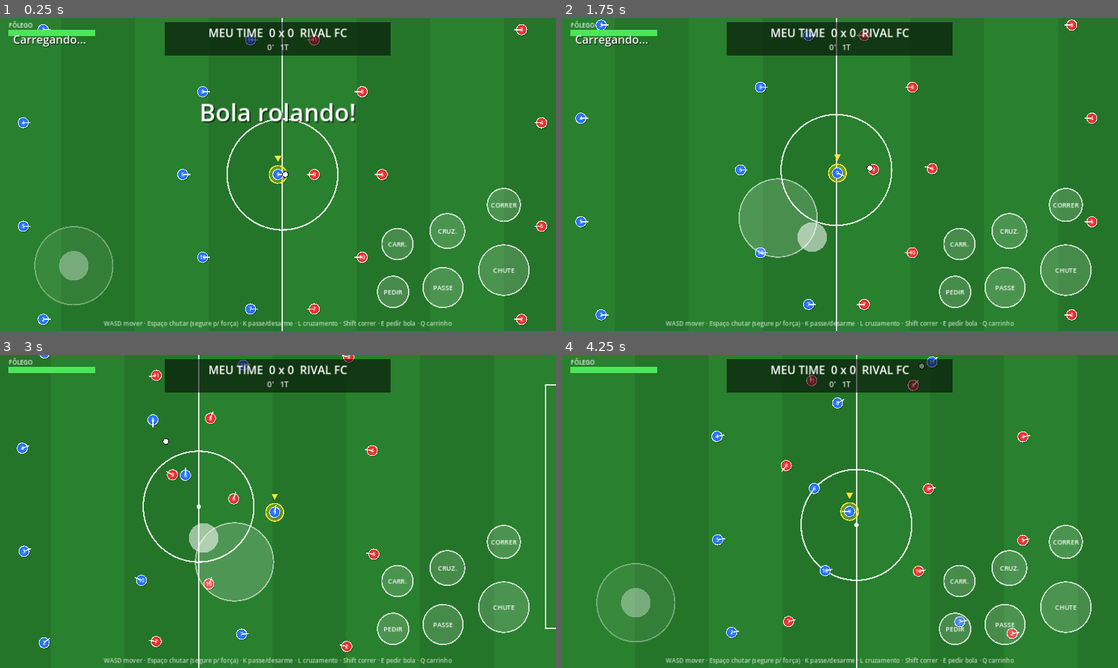
Above: before the commit, frames 1-4 (two rows, left to right).
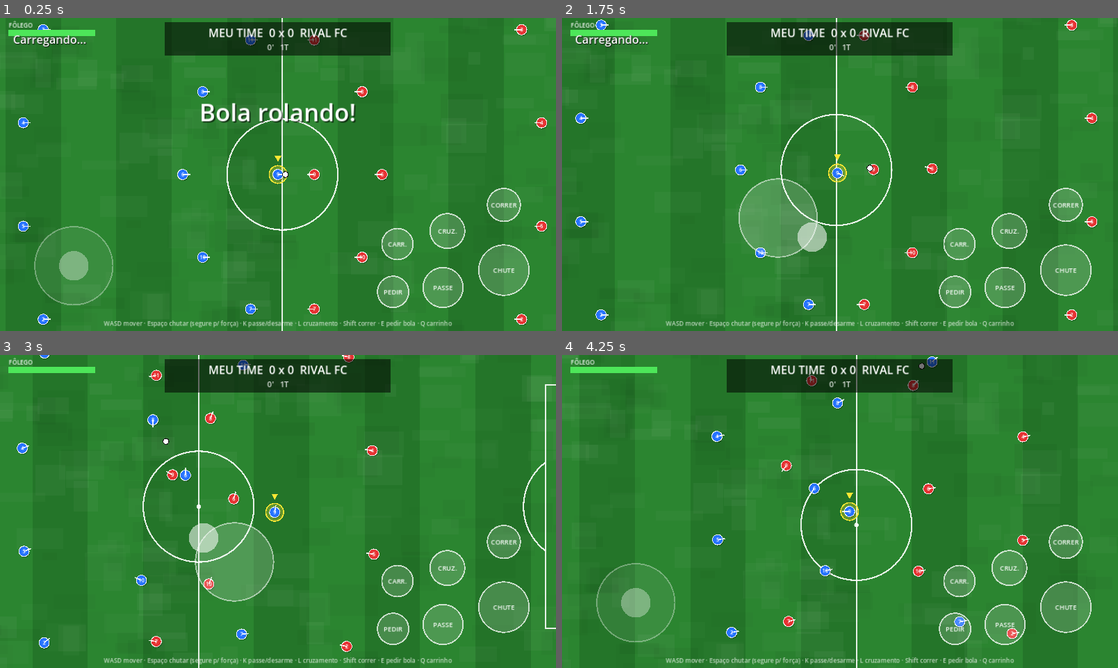
Above: after the commit, the same moments.

Repository: fcruz291003-netizen/Fora-de-Campo-
Game: Godot game, scene res://main.tscn
Same seed, same stepped clock (60 frames per second), same inputs: the game is played once before the commit and once after it.
Inputs (mouse positions are in pixels of both pictures, inside the frame that each line leads up to):
- Up to frame 1 (0.25 s): no input
- Up to frame 2 (1.75 s): tap Enter at 0.5 s; move the mouse to (962, 158) at 0.52 s; hold D 0.53-1.25 s; tap J at 0.6 s; click (962, 158) at 0.67 s; tap Space at 0.77, 1.25 s; drag from (728, 190) to (812, 237) at 1.27 s
- Up to frame 3 (3 s): move the mouse to (333, 442) at 2.02 s; hold D 2.03-2.75 s; tap L at 2.1 s; drag from (250, 574) to (111, 464) at 2.77 s
- Up to frame 4 (4.25 s): move the mouse to (1006, 558) at 3.52 s; hold A from 3.53 s (still down); tap E at 3.6 s; tap Space at 3.77 s

The runs differ from the first frame. In frame 1, 0.1% of the frame differs, in the area x 14-41%, y 19-85%; in frame 2, 0.1%; in frame 3, 0.2%, in the area x 0-99%, y 17-84%; in frame 4, 0.1%.

Commit message:
Add files via upload

Diff:
--- a/pitch_view.gd
+++ b/pitch_view.gd
@@ -1,48 +1,267 @@
 class_name PitchView
 extends Node2D
-## Desenha o gramado, as linhas e os gols.
+## Campo + estádio: gramado, linhas, gols com rede, placas de publicidade,
+## arquibancadas com torcida, bancos de reserva (reservas + técnico) e bandeirinhas.
+## Tudo desenhado por código (arte própria), sem imagens externas.
 
 const W := 1200.0
 const H := 700.0
 const GOAL_HALF := 100.0
+const MARGIN := 130.0        # faixa de grama entre as linhas e as placas
+const STAND := 300.0         # profundidade das arquibancadas
+
+const HOME_SHIRT := Color(0.15, 0.45, 1.0)
+const AWAY_SHIRT := Color(0.9, 0.2, 0.2)
+
+const SKINS := [
+	Color(0.96, 0.80, 0.66), Color(0.87, 0.68, 0.52), Color(0.72, 0.52, 0.38),
+	Color(0.55, 0.37, 0.26), Color(0.38, 0.25, 0.18),
+]
+const HAIRS := [
+	Color(0.08, 0.06, 0.05), Color(0.25, 0.15, 0.08), Color(0.55, 0.35, 0.15),
+	Color(0.85, 0.70, 0.35), Color(0.15, 0.15, 0.15),
+]
 
 
 func _ready() -> void:
 	z_index = -10
-
-
+	var long_tex: ImageTexture = _make_crowd(int(2.0 * (W + MARGIN + STAND)), int(STAND), 0, 11)
+	var side_tex: ImageTexture = _make_crowd(int(STAND), int(2.0 * (H + MARGIN)), 1, 22)
+	var x0: float = -(W + MARGIN + STAND)
+	_add_stand(long_tex, Vector2(x0, -H - MARGIN - STAND), false, false)   # topo
+	_add_stand(long_tex, Vector2(x0, H + MARGIN), false, true)             # baixo (espelhada)
+	_add_stand(side_tex, Vector2(-W - MARGIN - STAND, -H - MARGIN), false, false)  # esquerda
+	_add_stand(side_tex, Vector2(W + MARGIN, -H - MARGIN), true, false)            # direita
+
+
+func _add_stand(tex: Texture2D, pos: Vector2, flip_h: bool, flip_v: bool) -> void:
+	var s := Sprite2D.new()
+	s.texture = tex
+	s.centered = false
+	s.position = pos
+	s.flip_h = flip_h
+	s.flip_v = flip_v
+	s.texture_filter = CanvasItem.TEXTURE_FILTER_NEAREST
+	add_child(s)
+
+
+# ---------------------------------------------------------------- torcida (textura gerada uma vez)
+# orient 0: o campo fica embaixo da imagem; orient 1: o campo fica à direita.
+func _make_crowd(w: int, h: int, orient: int, seed_v: int) -> ImageTexture:
+	var r := RandomNumberGenerator.new()
+	r.seed = seed_v
+	var img: Image = Image.create(w, h, false, Image.FORMAT_RGBA8)
+	img.fill(Color(0.80, 0.80, 0.84))
+	var shirts: Array = [
+		HOME_SHIRT, HOME_SHIRT, HOME_SHIRT, AWAY_SHIRT, AWAY_SHIRT,
+		Color(1, 1, 1), Color(0.95, 0.85, 0.2), Color(0.2, 0.2, 0.25),
+		Color(0.2, 0.7, 0.35), Color(0.9, 0.5, 0.1), Color(0.6, 0.3, 0.8),
+	]
+	var step_a: int = 13
+	var step_b: int = 14
+	var dark := Color(0.62, 0.62, 0.68)
+	if orient == 0:
+		var rows: int = h / step_b
+		for row in range(rows):
+			var y: int = row * step_b
+			img.fill_rect(Rect2i(0, y + step_b - 3, w, 3), dark)
+			var x: int = 6 + (row % 2) * 6
+			while x < w - 6:
+				if r.randf() < 0.9:
+					var sh: Color = shirts[r.randi() % shirts.size()]
+					var sk: Color = SKINS[r.randi() % SKINS.size()]
+					var hr: Color = HAIRS[r.randi() % HAIRS.size()]
+					_put_person(img, x, y + 6, 0, 1, sh, sk, hr, r.randf() < 0.12)
+				x += step_a
+	else:
+		var cols: int = w / step_b
+		for col in range(cols):
+			var cx: int = col * step_b
+			img.fill_rect(Rect2i(cx + step_b - 3, 0, 3, h), dark)
+			var y2: int = 6 + (col % 2) * 6
+			while y2 < h - 6:
+				if r.randf() < 0.9:
+					var sh2: Color = shirts[r.randi() % shirts.size()]
+					var sk2: Color = SKINS[r.randi() % SKINS.size()]
+					var hr2: Color = HAIRS[r.randi() % HAIRS.size()]
+					_put_person(img, cx + 5, y2, 1, 0, sh2, sk2, hr2, r.randf() < 0.12)
+				y2 += step_a
+	return ImageTexture.create_from_image(img)
+
+
+# (dx, dy) = direção para onde a pessoa olha (para o campo)
+func _put_person(img: Image, cx: int, cy: int, dx: int, dy: int, shirt: Color, skin: Color, hair: Color, arms_up: bool) -> void:
+	if dx == 0:
+		img.fill_rect(Rect2i(cx - 4, cy - 3, 9, 5), shirt)
+		var hy: int = cy + 2 if dy > 0 else cy - 6
+		img.fill_rect(Rect2i(cx - 2, hy, 5, 4), skin)
+		var hair_y: int = hy if dy > 0 else hy + 2
+		img.fill_rect(Rect2i(cx - 2, hair_y, 5, 2), hair)
+		if arms_up:
+			var ay: int = cy + 2 if dy > 0 else cy - 7
+			img.fill_rect(Rect2i(cx - 6, ay, 2, 5), skin)
+			img.fill_rect(Rect2i(cx + 5, ay, 2, 5), skin)
+	else:
+		img.fill_rect(Rect2i(cx - 3, cy - 4, 5, 9), shirt)
+		var hx: int = cx + 2 if dx > 0 else cx - 6
+		img.fill_rect(Rect2i(hx, cy - 2, 4, 5), skin)
+		var hair_x: int = hx if dx > 0 else hx + 2
+		img.fill_rect(Rect2i(hair_x, cy - 2, 2, 5), hair)
+		if arms_up:
+			var ax: int = cx + 2 if dx > 0 else cx - 7
+			img.fill_rect(Rect2i(ax, cy - 6, 5, 2), skin)
+			img.fill_rect(Rect2i(ax, cy + 5, 5, 2), skin)
+
+
+# ---------------------------------------------------------------- campo
 func _draw() -> void:
-	var line_col := Color(1, 1, 1, 0.85)
-	# fora do campo
-	draw_rect(Rect2(-W - 500.0, -H - 500.0, 2.0 * W + 1000.0, 2.0 * H + 1000.0), Color(0.08, 0.24, 0.09))
+	var line_col := Color(1, 1, 1, 0.88)
+	var rr := RandomNumberGenerator.new()
+	rr.seed = 7
+
+	# chão do estádio e grama externa
+	var ext: float = W + MARGIN + STAND + 40.0
+	var exth: float = H + MARGIN + STAND + 40.0
+	draw_rect(Rect2(-ext, -exth, 2.0 * ext, 2.0 * exth), Color(0.12, 0.13, 0.16))
+	draw_rect(Rect2(-W - MARGIN, -H - MARGIN, 2.0 * (W + MARGIN), 2.0 * (H + MARGIN)), Color(0.10, 0.34, 0.12))
+
 	# faixas do gramado
-	var n: int = 12
+	var n: int = 16
 	var sw: float = 2.0 * W / float(n)
 	for i in range(n):
-		var c: Color = Color(0.16, 0.50, 0.18) if i % 2 == 0 else Color(0.14, 0.46, 0.16)
+		var c: Color = Color(0.17, 0.52, 0.19) if i % 2 == 0 else Color(0.14, 0.46, 0.16)
 		draw_rect(Rect2(-W + float(i) * sw, -H, sw, 2.0 * H), c)
+	# manchas leves no gramado
+	for i in range(450):
+		var px: float = rr.randf_range(-W, W)
+		var py: float = rr.randf_range(-H, H)
+		var pw: float = rr.randf_range(30.0, 140.0)
+		var ph: float = rr.randf_range(20.0, 90.0)
+		var a: float = rr.randf_range(0.015, 0.04)
+		var pc: Color = Color(0, 0, 0, a) if rr.randf() < 0.5 else Color(1, 1, 1, a)
+		draw_rect(Rect2(px, py, pw, ph), pc)
+
 	# linhas
 	draw_rect(Rect2(-W, -H, 2.0 * W, 2.0 * H), line_col, false, 4.0)
 	draw_line(Vector2(0, -H), Vector2(0, H), line_col, 4.0)
 	draw_arc(Vector2.ZERO, 150.0, 0.0, TAU, 64, line_col, 4.0)
 	draw_circle(Vector2.ZERO, 6.0, line_col)
-	for s in [-1.0, 1.0]:
-		var sx: float = s
-		# grande área
-		var bx: float = sx * W if sx < 0.0 else sx * W - 260.0
+	for s: float in [-1.0, 1.0]:
+		var bx: float = s * W if s < 0.0 else s * W - 260.0
 		draw_rect(Rect2(bx, -330.0, 260.0, 660.0), line_col, false, 4.0)
-		# pequena área
-		var sbx: float = sx * W if sx < 0.0 else sx * W - 90.0
+		var sbx: float = s * W if s < 0.0 else s * W - 90.0
 		draw_rect(Rect2(sbx, -170.0, 90.0, 340.0), line_col, false, 4.0)
-		# marca do pênalti
-		draw_circle(Vector2(sx * (W - 170.0), 0.0), 5.0, line_col)
-		# gol
-		var gx: float = sx * W if sx < 0.0 else sx * W
-		var goal_rect: Rect2
-		if sx < 0.0:
-			goal_rect = Rect2(-W - 50.0, -GOAL_HALF, 50.0, 2.0 * GOAL_HALF)
+		var spot := Vector2(s * (W - 170.0), 0.0)
+		draw_circle(spot, 5.0, line_col)
+		# meia-lua da área
+		if s < 0.0:
+			draw_arc(spot, 150.0, -0.927, 0.927, 24, line_col, 4.0)
 		else:
-			goal_rect = Rect2(W, -GOAL_HALF, 50.0, 2.0 * GOAL_HALF)
-		draw_rect(goal_rect, Color(0, 0, 0, 0.35))
-		draw_rect(goal_rect, Color(1, 1, 1, 0.95), false, 4.0)
-		gx += 0.0
+			draw_arc(spot, 150.0, PI - 0.927, PI + 0.927, 24, line_col, 4.0)
+		# gol com rede
+		var gr: Rect2
+		if s < 0.0:
+			gr = Rect2(-W - 50.0, -GOAL_HALF, 50.0, 2.0 * GOAL_HALF)
+		else:
+			gr = Rect2(W, -GOAL_HALF, 50.0, 2.0 * GOAL_HALF)
+		draw_rect(gr, Color(0, 0, 0, 0.30))
+		var yy: float = gr.position.y
+		while yy <= gr.position.y + gr.size.y:
+			draw_line(Vector2(gr.position.x, yy), Vector2(gr.position.x + gr.size.x, yy), Color(1, 1, 1, 0.28), 1.0)
+			yy += 10.0
+		var xx: float = gr.position.x
+		while xx <= gr.position.x + gr.size.x:
+			draw_line(Vector2(xx, gr.position.y), Vector2(xx, gr.position.y + gr.size.y), Color(1, 1, 1, 0.28), 1.0)
+			xx += 10.0
+		draw_rect(gr, Color(1, 1, 1, 0.95), false, 4.0)
+		draw_circle(Vector2(s * W, -GOAL_HALF), 6.0, Color(1, 1, 1))
+		draw_circle(Vector2(s * W, GOAL_HALF), 6.0, Color(1, 1, 1))
+
+	# arcos de escanteio e bandeirinhas
+	draw_arc(Vector2(-W, -H), 22.0, 0.0, PI * 0.5, 8, line_col, 3.0)
+	draw_arc(Vector2(W, -H), 22.0, PI * 0.5, PI, 8, line_col, 3.0)
+	draw_arc(Vector2(W, H), 22.0, PI, PI * 1.5, 8, line_col, 3.0)
+	draw_arc(Vector2(-W, H), 22.0, PI * 1.5, TAU, 8, line_col, 3.0)
+	for fx: float in [-W, W]:
+		for fy: float in [-H, H]:
+			var sx: float = signf(fx)
+			var sy: float = signf(fy)
+			draw_colored_polygon(PackedVector2Array([
+				Vector2(fx, fy),
+				Vector2(fx - sx * 18.0, fy - sy * 4.0),
+				Vector2(fx - sx * 8.0, fy - sy * 14.0)]), Color(0.95, 0.8, 0.1))
+			draw_circle(Vector2(fx, fy), 3.5, Color(1, 1, 1))
+
+	_draw_boards()
+	# bancos de reserva (lado de baixo, um de cada lado da linha do meio)
+	_draw_dugout(-560.0, HOME_SHIRT, Color(0.1, 0.15, 0.3))
+	_draw_dugout(560.0, AWAY_SHIRT, Color(0.3, 0.1, 0.1))
+
+
+# ---------------------------------------------------------------- placas de publicidade (marcas fictícias)
+func _draw_boards() -> void:
+	var font: Font = ThemeDB.fallback_font
+	var names: Array = ["CARREIRA FC", "SUPER LIGA", "GOL TV", "FUTEBOL MAX", "RADIO TORCIDA", "PASSA BOLA"]
+	var cols: Array = [
+		Color(0.85, 0.15, 0.15), Color(0.10, 0.35, 0.80), Color(0.90, 0.70, 0.10),
+		Color(0.10, 0.55, 0.30), Color(0.35, 0.15, 0.60), Color(0.90, 0.40, 0.10),
+	]
+	var seg: float = 240.0
+	var total: float = 2.0 * (W + MARGIN)
+	var count: int = int(total / seg) + 1
+	for i in range(count):
+		var x: float = -W - MARGIN + float(i) * seg
+		var wseg: float = minf(seg, W + MARGIN - x)
+		if wseg <= 4.0:
+			break
+		var c: Color = cols[i % cols.size()]
+		var nm: String = names[i % names.size()]
+		for side: float in [-1.0, 1.0]:
+			var y: float = -H - MARGIN if side < 0.0 else H + MARGIN - 16.0
+			draw_rect(Rect2(x, y, wseg - 3.0, 16.0), c)
+			draw_string(font, Vector2(x, y + 12.0), nm, HORIZONTAL_ALIGNMENT_CENTER, wseg - 3.0, 12, Color(1, 1, 1))
+	var vtotal: float = 2.0 * (H + MARGIN)
+	var vcount: int = int(vtotal / seg) + 1
+	for j in range(vcount):
+		var y0: float = -H - MARGIN + float(j) * seg
+		var hseg: float = minf(seg, H + MARGIN - y0)
+		if hseg <= 4.0:
+			break
+		var vc: Color = cols[(j + 2) % cols.size()]
+		draw_rect(Rect2(-W - MARGIN, y0, 16.0, hseg - 3.0), vc)
+		draw_rect(Rect2(W + MARGIN - 16.0, y0, 16.0, hseg - 3.0), vc)
+
+
+# ---------------------------------------------------------------- banco de reservas
+func _draw_dugout(cx: float, shirt: Color, suit: Color) -> void:
+	var top: float = H + 30.0
+	var dw: float = 420.0
+	draw_rect(Rect2(cx - dw * 0.5, top, dw, 62.0), Color(0.22, 0.24, 0.28))
+	draw_rect(Rect2(cx - dw * 0.5 + 6.0, top + 34.0, dw - 12.0, 16.0), Color(0.45, 0.30, 0.18))
+	# reservas sentados, virados para o campo
+	for i in range(8):
+		var px: float = cx - dw * 0.5 + 36.0 + float(i) * 48.0
+		_draw_person(Vector2(px, top + 34.0), -PI * 0.5, shirt, Color(1, 1, 1),
+			SKINS[i % SKINS.size()], HAIRS[(i * 2) % HAIRS.size()], 0.95)
+	# teto transparente
+	draw_rect(Rect2(cx - dw * 0.5 - 6.0, top + 22.0, dw + 12.0, 44.0), Color(0.72, 0.76, 0.96, 0.50))
+	draw_rect(Rect2(cx - dw * 0.5 - 6.0, top + 22.0, dw + 12.0, 44.0), Color(1, 1, 1, 0.8), false, 2.0)
+	# técnico em pé na beira do campo
+	_draw_person(Vector2(cx + 120.0, top - 16.0), -PI * 0.5, suit, suit.lightened(0.15),
+		SKINS[1], HAIRS[1], 1.0)
+
+
+func _draw_person(pos: Vector2, ang: float, shirt: Color, trim: Color, skin: Color, hair: Color, sc: float) -> void:
+	draw_set_transform(pos + Vector2(2.0, 3.0), 0.0, Vector2(sc, sc * 0.8))
+	draw_circle(Vector2.ZERO, 12.0, Color(0, 0, 0, 0.22))
+	draw_set_transform(pos, ang, Vector2(sc, sc))
+	draw_circle(Vector2(0.0, -10.0), 3.4, trim)
+	draw_circle(Vector2(0.0, 10.0), 3.4, trim)
+	draw_circle(Vector2(1.5, -11.5), 2.2, skin)
+	draw_circle(Vector2(1.5, 11.5), 2.2, skin)
+	draw_set_transform(pos, ang, Vector2(sc * 0.62, sc))
+	draw_circle(Vector2.ZERO, 10.5, shirt)
+	draw_set_transform(pos, ang, Vector2(sc, sc))
+	draw_circle(Vector2(1.0, 0.0), 5.6, hair)
+	draw_circle(Vector2(3.0, 0.0), 3.0, skin)
+	draw_set_transform(Vector2.ZERO, 0.0, Vector2.ONE)
